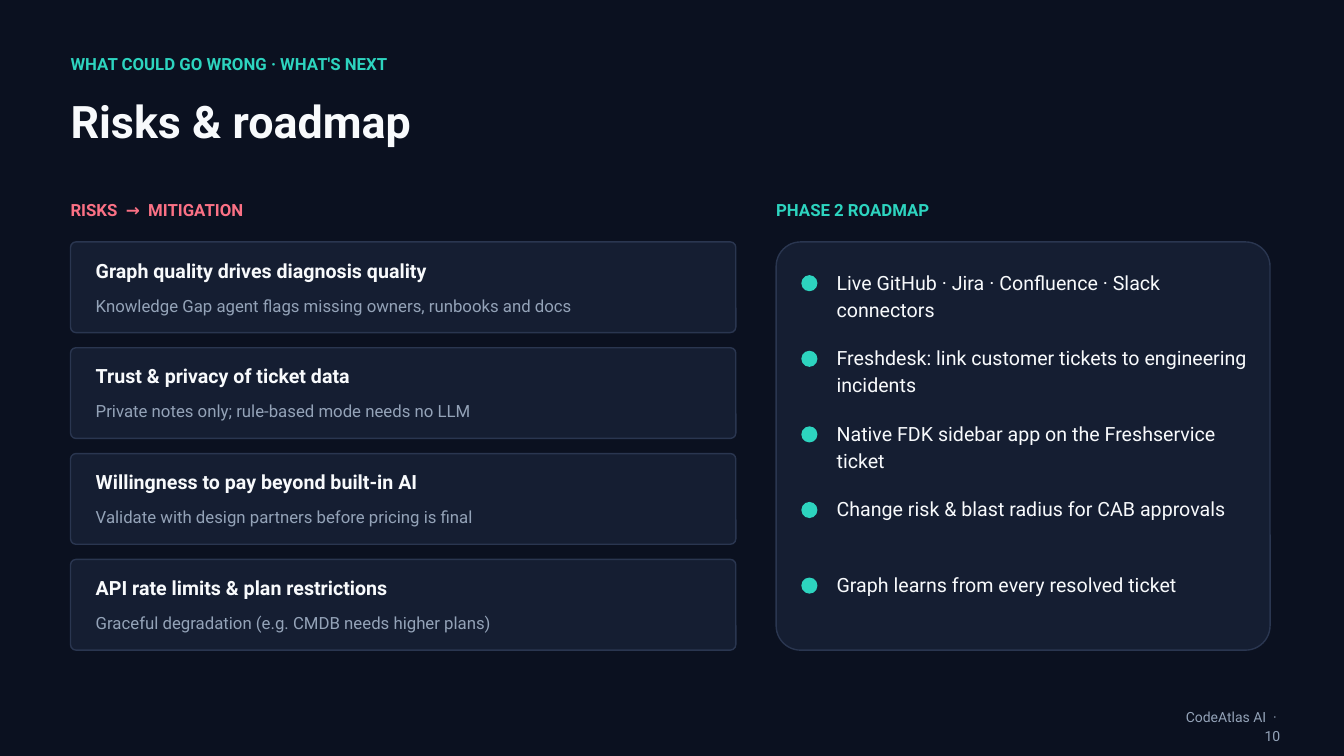
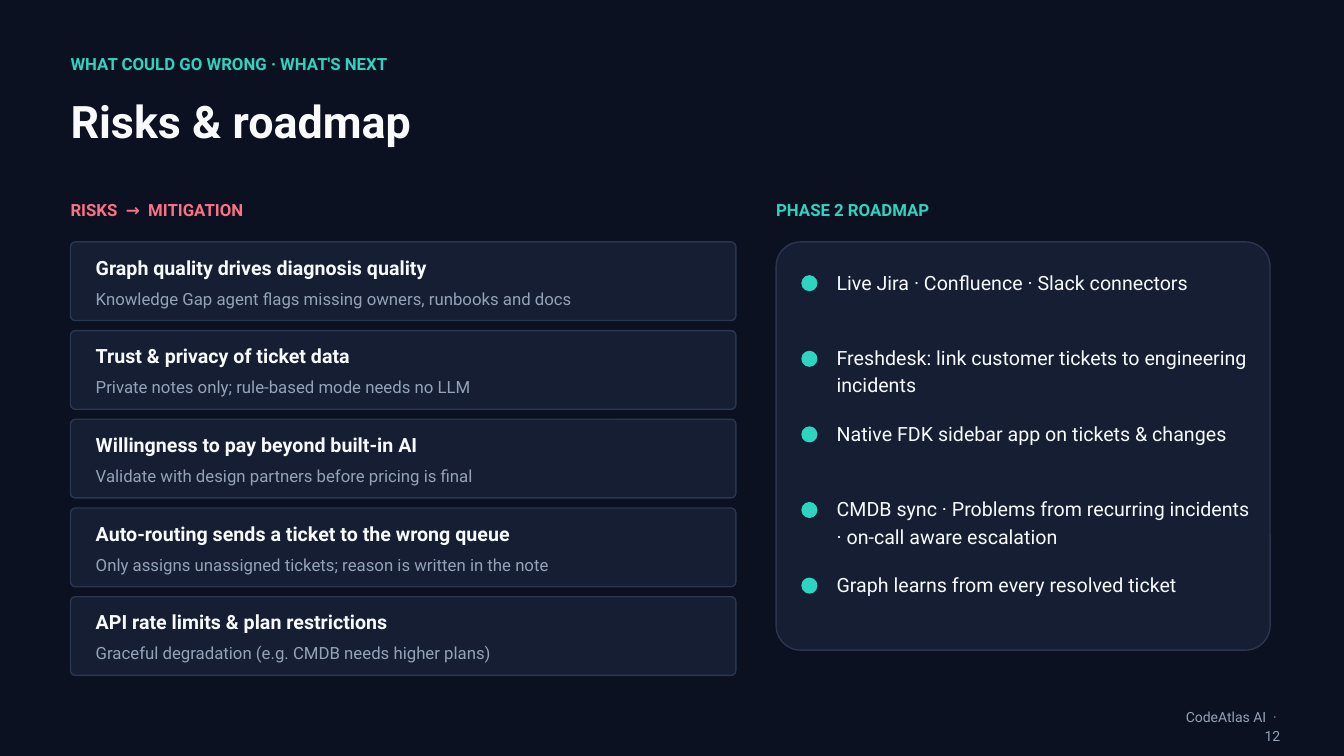
Before and after one commit to pavankumarh14/CodeAtlas-AI, a slide deck: slide 12 of docs/CodeAtlas-AI-Pitch-Deck.pptx (slide 10 before the commit). Drawn at 1344x756 pixels with LibreOffice and Linux fonts; fonts in the diff are those of the drawing. Boxes give left, top, right and bottom in pixels: in the first picture for what was removed or moved away, otherwise in the second. Text is boxed around its words. In the diff, an @@ line names an element or a change of style, - is before the commit and + after.

```diff
--- a/docs/CodeAtlas-AI-Pitch-Deck.pptx
+++ b/docs/CodeAtlas-AI-Pitch-Deck.pptx
@@ rounded rectangle: place and size @@
-rounded rectangle at <box>71,242,736,333</box>
+rounded rectangle at <box>71,242,736,321</box>
@@ text "Knowledge Gap agent flags missing ...": place and size @@
-text "Knowledge Gap agent flags missing ..." at <box>96,299,571,316</box>
+text "Knowledge Gap agent flags missing ..." at <box>96,292,571,309</box>
@@ text at <box>837,275,1188,291</box>: text changed @@
-Live GitHub · Jira · Confluence · Slack connectors
+Live Jira · Confluence · Slack connectors
@@ rounded rectangle: place and size @@
-rounded rectangle at <box>71,348,736,439</box>
+rounded rectangle at <box>71,331,736,409</box>
@@ text "Trust & privacy of ticket ...": place and size @@
-text "Trust & privacy of ticket ..." at <box>96,368,350,387</box>
+text "Trust & privacy of ticket ..." at <box>96,348,350,367</box>
@@ text "Private notes only; rule-based mode ...": place and size @@
-text "Private notes only; rule-based mode ..." at <box>96,404,471,421</box>
+text "Private notes only; rule-based mode ..." at <box>96,380,471,397</box>
@@ rounded rectangle: place and size @@
-rounded rectangle at <box>71,454,736,544</box>
+rounded rectangle at <box>71,419,736,498</box>
@@ text "Willingness to pay beyond built-in ...": place and size @@
-text "Willingness to pay beyond built-in ..." at <box>96,474,417,493</box>
+text "Willingness to pay beyond built-in ..." at <box>96,437,417,456</box>
@@ text at <box>837,426,1226,445</box>: text changed @@
-Native FDK sidebar app on the Freshservice ticket
+Native FDK sidebar app on tickets & changes
@@ text "Validate with design partners before ...": place and size @@
-text "Validate with design partners before ..." at <box>96,510,473,527</box>
+text "Validate with design partners before ..." at <box>96,469,473,486</box>
@@ rounded rectangle added at <box>71,508,736,587</box>, fill #151E32, outline #2A3650 1 pt @@
@@ text at <box>837,501,1250,545</box>: text changed @@
-Change risk & blast radius for CAB approvals
+CMDB sync · Problems from recurring incidents · on-call aware escalation
@@ text added at <box>96,526,509,545</box>, 14 pt, text #F8FAFC, bold @@
+Auto-routing sends a ticket to the wrong queue
@@ text added at <box>96,558,548,575</box>, 12 pt, text #94A3B8 @@
+Only assigns unassigned tickets; reason is written in the note
@@ rounded rectangle: place and size @@
-rounded rectangle at <box>71,560,736,650</box>
+rounded rectangle at <box>71,597,736,676</box>
@@ text "API rate limits & plan ...": place and size @@
-text "API rate limits & plan ..." at <box>96,580,387,599</box>
+text "API rate limits & plan ..." at <box>96,614,387,633</box>
@@ text "Graceful degradation (e.g. CMDB needs ...": place and size @@
-text "Graceful degradation (e.g. CMDB needs ..." at <box>96,616,490,633</box>
+text "Graceful degradation (e.g. CMDB needs ..." at <box>96,646,490,663</box>
@@ text at <box>1186,711,1281,741</box>: text changed @@
-CodeAtlas AI · 10
+CodeAtlas AI · 12
```
Also in this commit, not shown: 6 other slides changed, 2 slides added, 12 other files.
